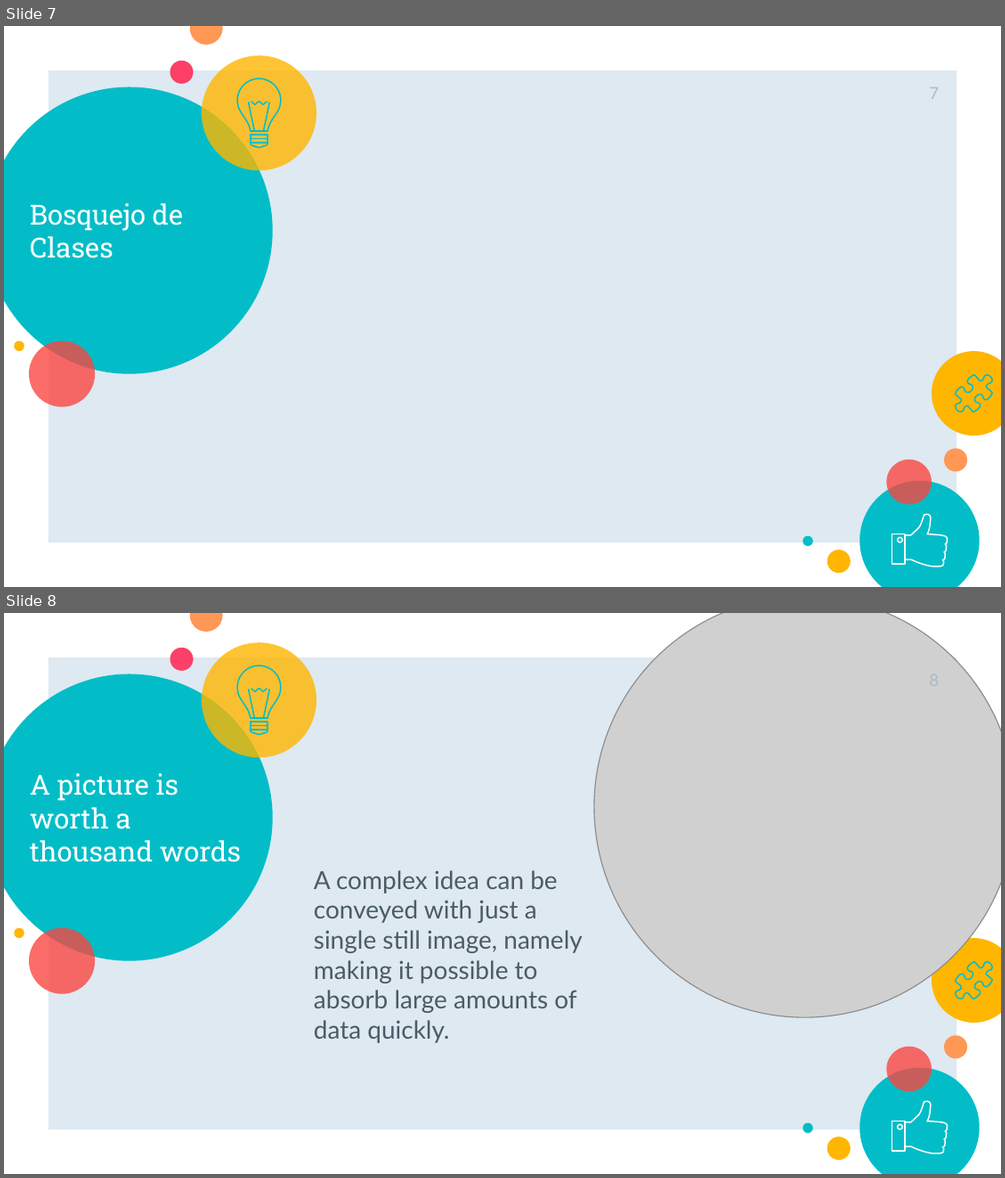
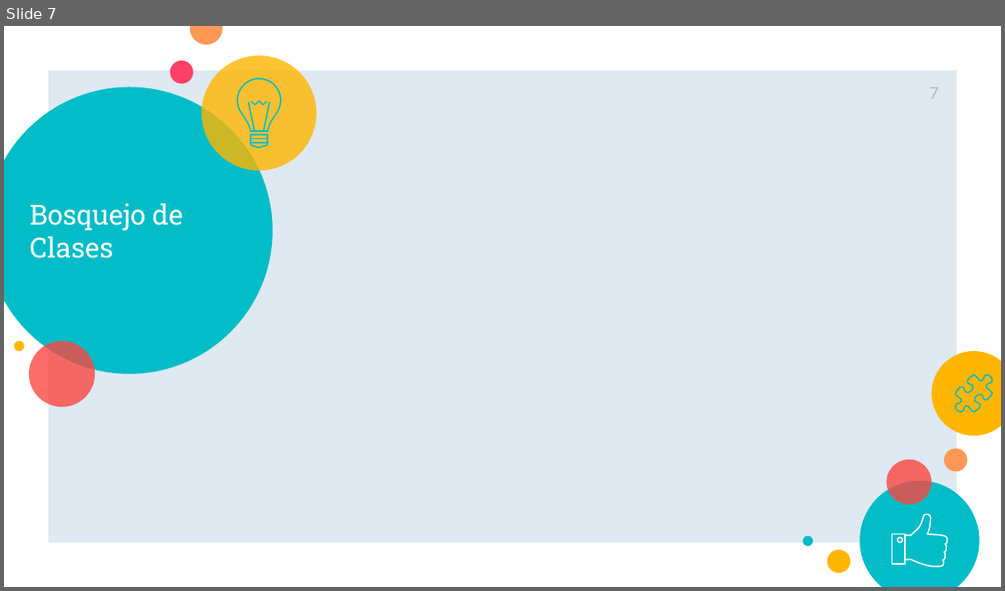
Before and after one commit to JETC-98/OOP, a slide deck: Docs/PrimeraEntrega.pptx. Shown one above the other, each under a label of ours: slides 7 and 8 before the commit, slide 7 after it. The pictures are 1005x1178 and 1005x591 pixels, drawn with LibreOffice and Linux fonts; fonts in the diff are those of the drawing; grey boxes stand for pictures. Boxes give left, top, right and bottom in pixels: in the first picture for what was removed or moved away, otherwise in the second. Text is boxed around its words. In the diff, an @@ line names an element or a change of style, - is before the commit and + after.

```diff
--- a/Docs/PrimeraEntrega.pptx
+++ b/Docs/PrimeraEntrega.pptx
@@ slide 8 removed at [4,613,1001,1174], background #FFFFFF; not listed: 24 template elements that a slide beside it also shows @@
@@ picture removed at [594,613,1001,1017] @@
@@ title removed at [30,773,241,862] @@
-A picture is worth a thousand words
@@ text removed at [314,870,582,1043] @@
-A complex idea can be conveyed with just a single still image, namely making it possible to absorb large amounts of data quickly.
```
Also in this commit, not shown: 3 slides changed, 5 slides added, 3 other slides removed.
